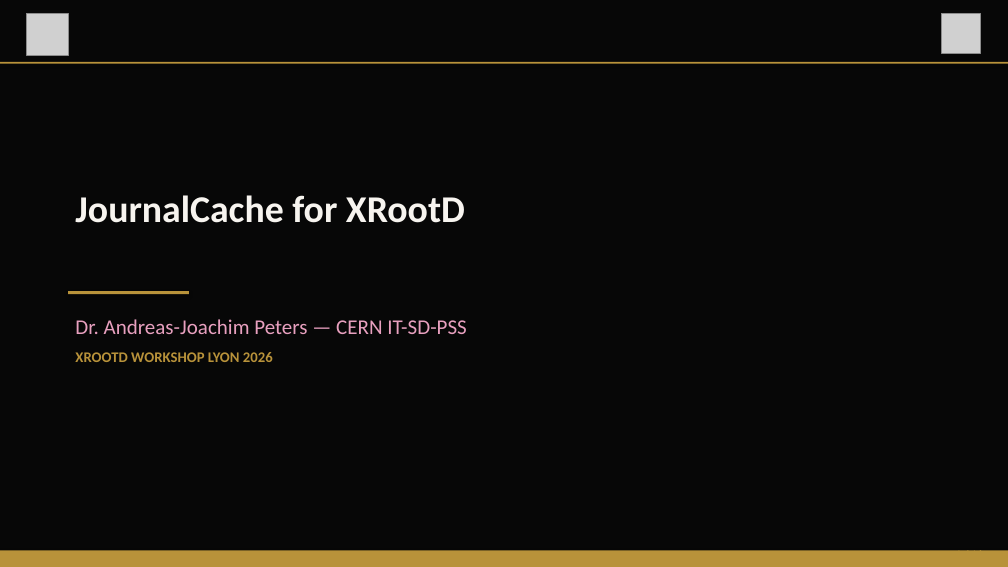
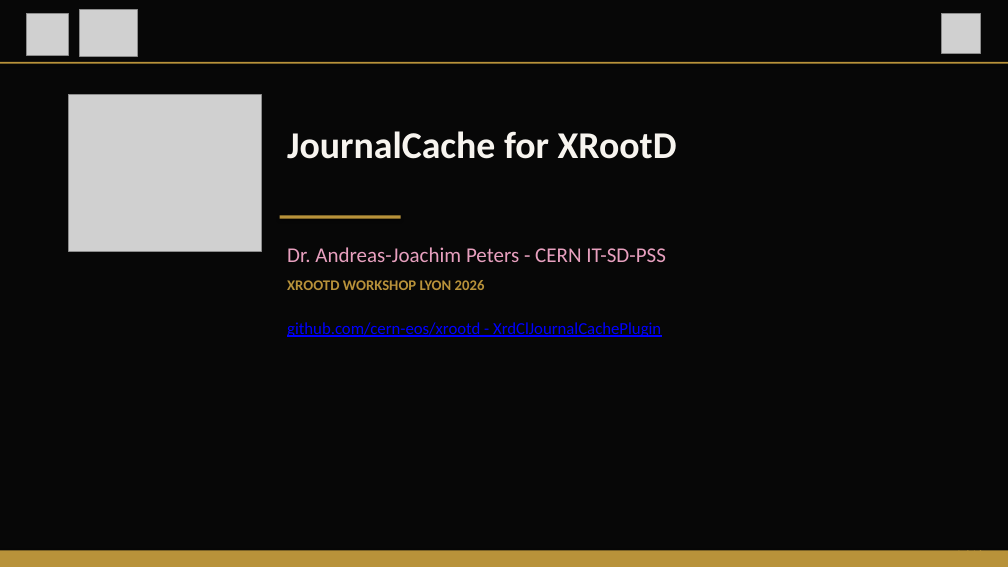
Before and after one commit to cern-eos/xrootd, a slide deck: slide 1 of docs/JournalCache-architecture-slides.pptx. Drawn at 1008x567 pixels with LibreOffice and Linux fonts; fonts in the diff are those of the drawing; grey boxes stand for pictures. Boxes give left, top, right and bottom in pixels: in the first picture for what was removed or moved away, otherwise in the second. Text is boxed around its words. In the diff, an @@ line names an element or a change of style, - is before the commit and + after.

Commit message:
Add the JournalCache logo and GitHub branch to the architecture slides.

```diff
--- a/docs/JournalCache-architecture-slides.pptx
+++ b/docs/JournalCache-architecture-slides.pptx
@@ picture added at (79, 9, 137, 56) @@
@@ picture added at (68, 95, 261, 251) @@
@@ text "JournalCache for XRootD": place and size @@
-text "JournalCache for XRootD" at (75, 195, 465, 223)
+text "JournalCache for XRootD" at (287, 131, 677, 159)
@@ rectangle: place and size @@
-rectangle at (68, 291, 189, 294)
+rectangle at (280, 216, 401, 219)
@@ text at (287, 247, 666, 262): text changed @@
-Dr. Andreas-Joachim Peters — CERN IT-SD-PSS
+Dr. Andreas-Joachim Peters - CERN IT-SD-PSS
@@ text "XROOTD WORKSHOP LYON 2026": place and size @@
-text "XROOTD WORKSHOP LYON 2026" at (75, 352, 273, 362)
+text "XROOTD WORKSHOP LYON 2026" at (287, 280, 485, 290)
@@ text added at (287, 322, 661, 337), 16 pt, text #0000FF, underline @@
+github.com/cern-eos/xrootd - XrdClJournalCachePlugin
```
Also in this commit, not shown: 15 other slides changed, 3 other files.
